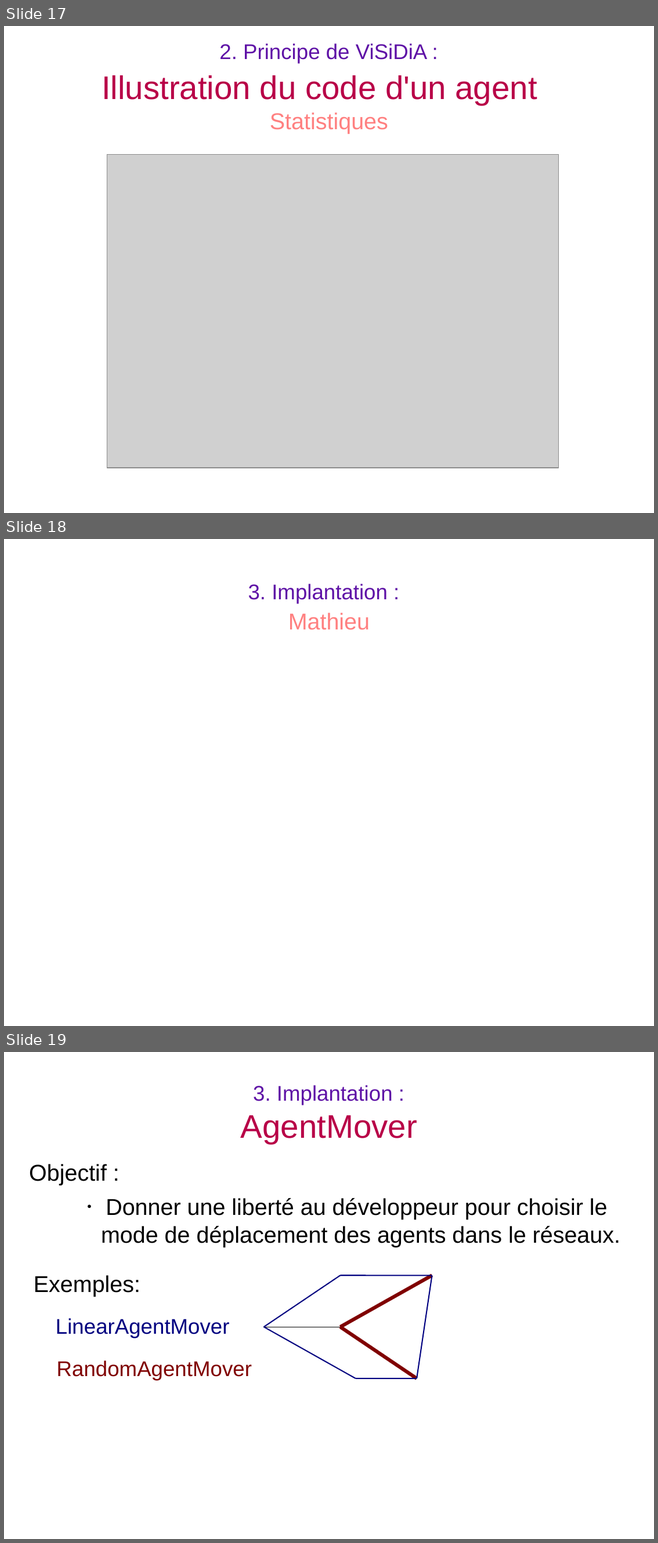
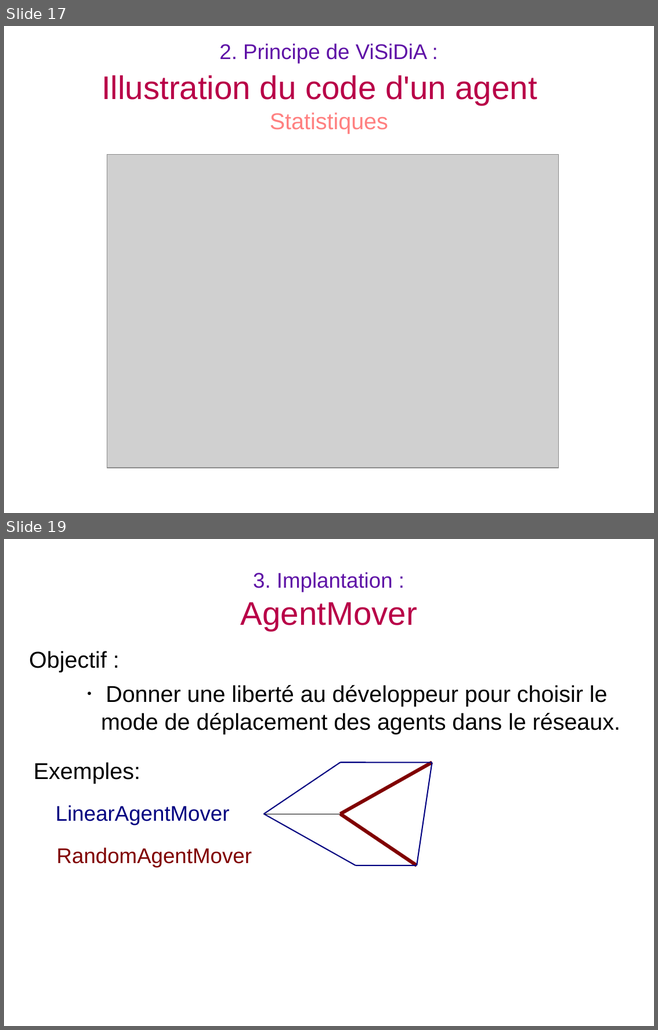
Before and after one commit to BackupTheBerlios/visidia-svn, a slide deck: trunk/doc/soutenance/soutenance.odp. Shown one above the other, each under a label of ours: slides 17, 18 and 19 before the commit, slides 17 and 19 after it; the slides between them are not shown. The pictures are 658x1543 and 658x1030 pixels, drawn with LibreOffice and Linux fonts; fonts in the diff are those of the drawing; grey boxes stand for pictures. Boxes give left, top, right and bottom in pixels: in the first picture for what was removed or moved away, otherwise in the second. Text is boxed around its words. In the diff, an @@ line names an element or a change of style, - is before the commit and + after.

```diff
--- a/trunk/doc/soutenance/soutenance.odp
+++ b/trunk/doc/soutenance/soutenance.odp
@@ slide 18 removed at (4,539,654,1026), background #FFFFFF @@
@@ title removed at (248,584,387,630) @@
-3. Implantation :
-Mathieu
```
Also in this commit, not shown: 5 slides changed, 1 slide added.
